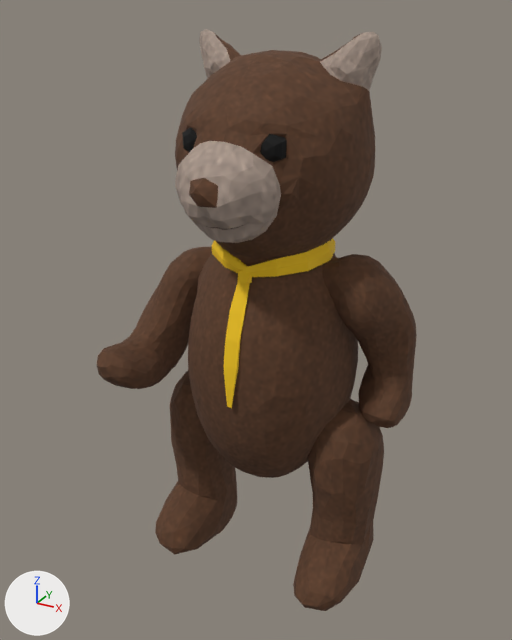
An edit to the glTF model assets/characters/bap/bap3.glb, drawn before and after from the same camera.
One viewpoint serves both versions: a camera (50 mm lens) standing at (1.41, -2.64, 2.68) and looking at (-0.04, 0.0, 1.36). Every picture has the same lights, and +X, +Y and +Z are marked at lower left. The first picture is the older version.

Objects in the first picture: '0', '1'.
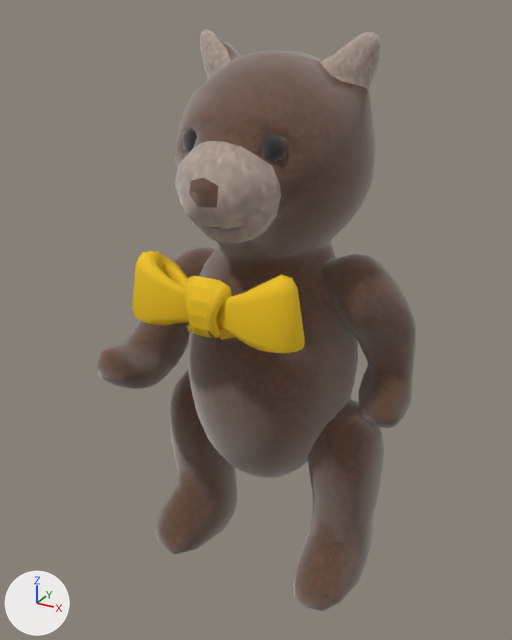
What the commit changed:
In material 'body' (mat_body), sheen_weight is now set to 1.0.
Mesh me_no_gau_2_001 is new.
It has 542 vertices, 1019 faces and spans x -0.401..0.399, y -0.536..-0.345, z 1.495..1.775.
It uses material mat_no_mau (yellow #f1c40f).
Object '1' (ob_1) is deleted.
Object 'no_co' (ob_no_co) is new; it shows me_no_gau_2_001.
Its location is (0.0, 0.0, 0.0).

What differs and where, as boxes [x1, y1, x2, y2] in the pictures (512 x 640 px):
'0', surface changed (lighter)
    both: [97, 29, 417, 611]
'no_co', added (yellow)
    after: [132, 251, 305, 353]
'1', deleted (yellow)
    before: [212, 238, 335, 408]
